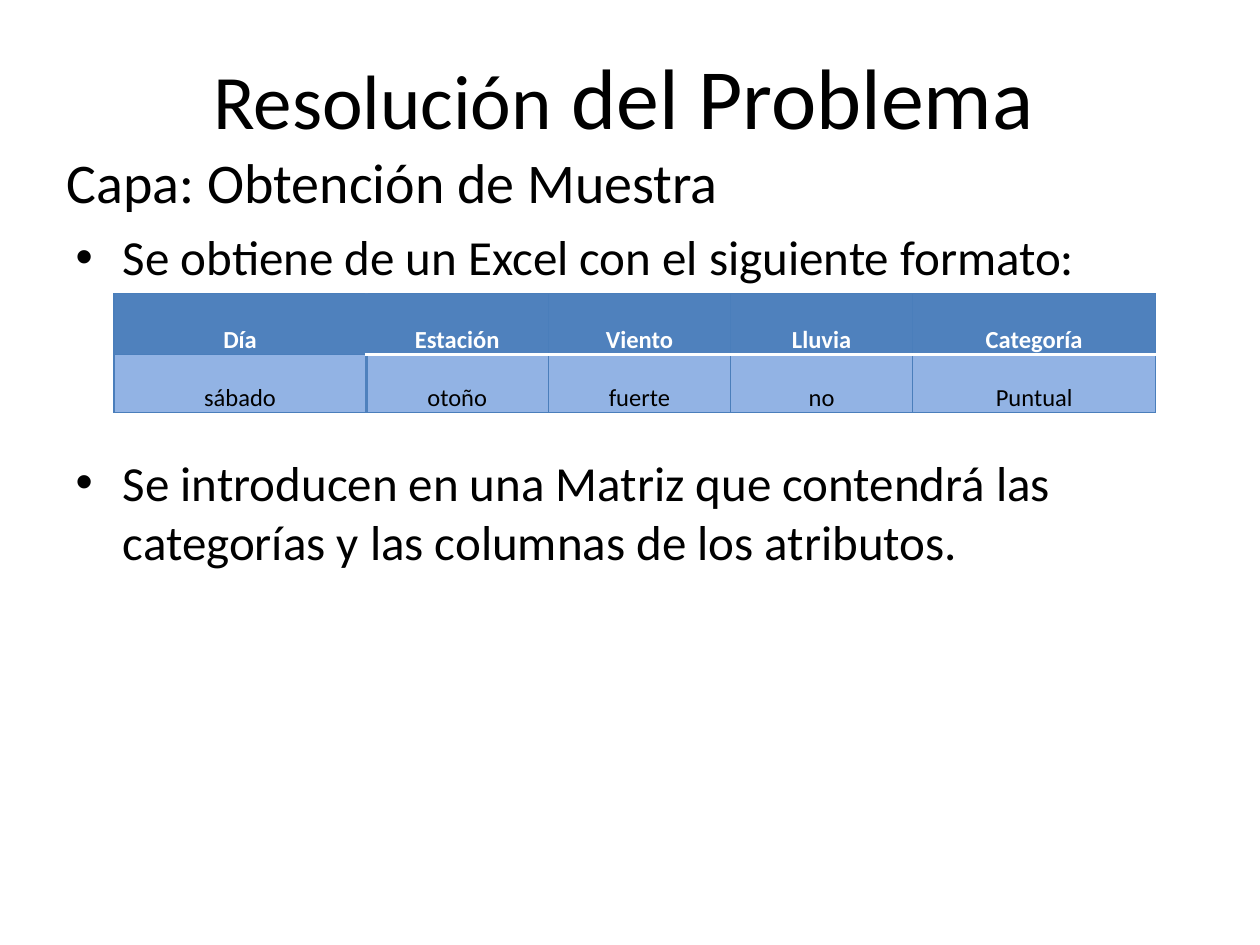
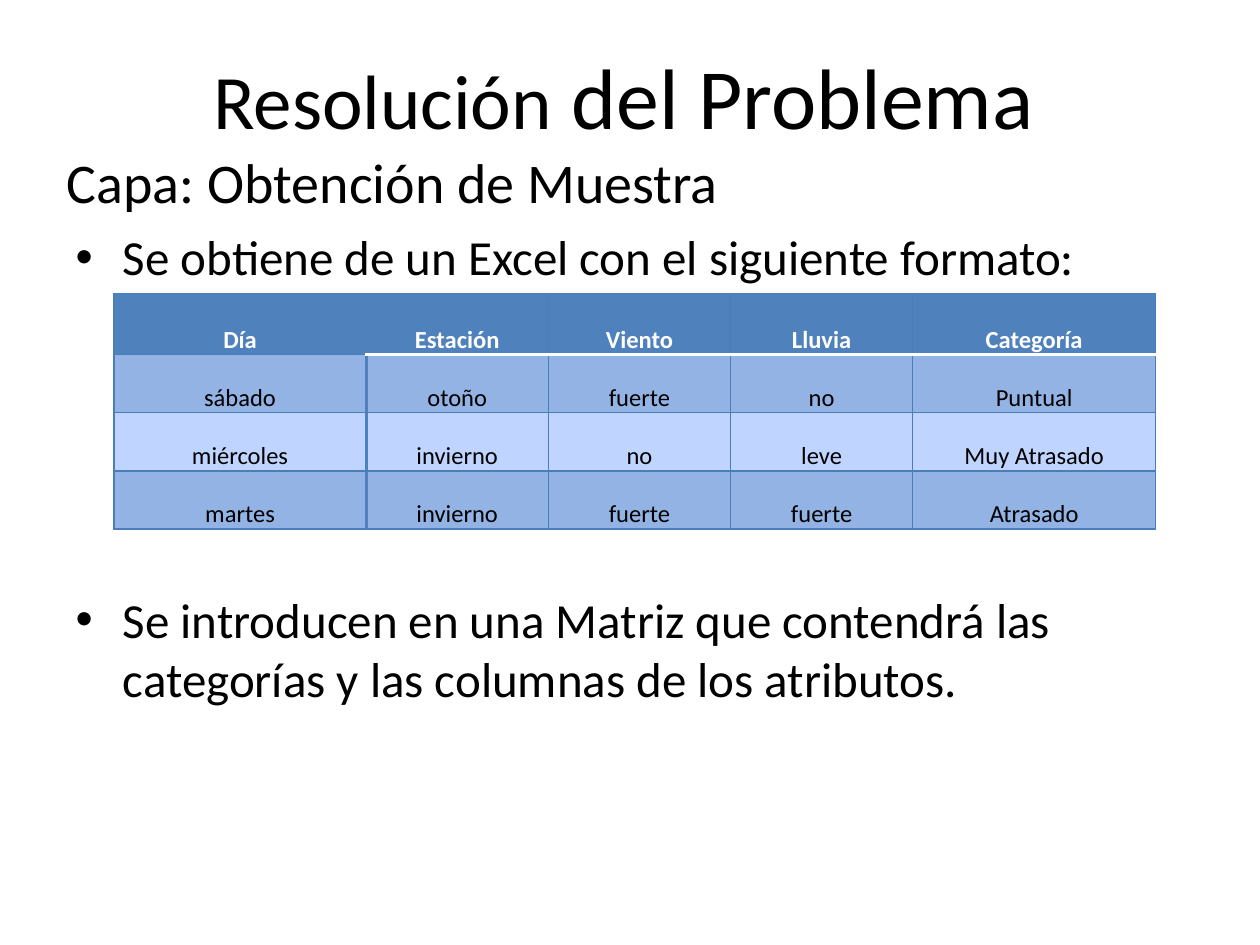
Before and after one commit to smoral/arbol-de-desicion, a slide deck: slide 2 of docs/PPT SDSD.pptx (slide 3 before the commit). Drawn at 1260x945 pixels with LibreOffice and Linux fonts; fonts in the diff are those of the drawing. Boxes give left, top, right and bottom in pixels: in the first picture for what was removed or moved away, otherwise in the second. Text is boxed around its words. In the diff, an @@ line names an element or a change of style, - is before the commit and + after.

```diff
--- a/docs/PPT SDSD.pptx
+++ b/docs/PPT SDSD.pptx
@@ text "Se obtiene de un Excel ..." rewrapped from <box>123,241,1074,569</box> to <box>123,241,1074,706</box> @@
@@ table at <box>115,294,1158,529</box> @@
+row 3: miércoles | invierno | no | leve | Muy Atrasado
+row 4: martes | invierno | fuerte | fuerte | Atrasado
```
Also in this commit, not shown: 3 other slides changed, 1 slide removed, 1 other file.
